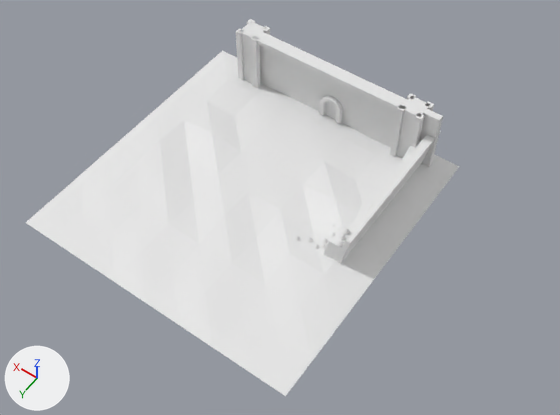
The Blender file models/entradacastillo.blend as it was, and as the next commit left it.
The view is the same before and after, from a camera (50 mm lens) standing at (-415.0, 768.0, 1016.0) and looking at (63.0, 99.0, -36.0). Every picture has the same lights, and +X, +Y and +Z are marked at lower left. Materials are left out; every surface is plain grey.

The first picture shows 'Circle', 'arbol'.
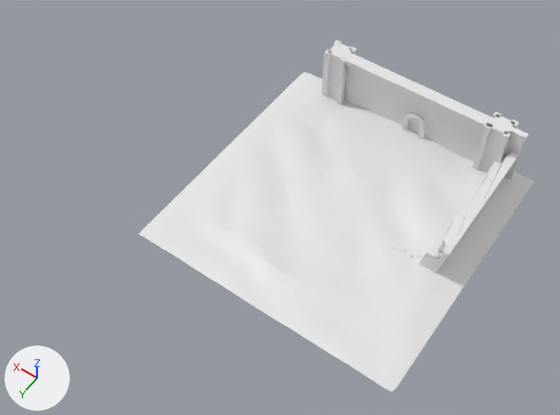
Boxes (x1, y1, x2, y2) around the edits, measured in the pictures (560 x 415 px):
'Circle', reshaped, moved (52% narrower, 63% shorter)
    before: (26, 19, 459, 396)
    after: (322, 40, 529, 180)
'suelo', added
    after: (139, 72, 534, 391)
'barranco', added
    after: (419, 151, 519, 273)
'arbol', moved
    before: (296, 224, 350, 249)
    after: (392, 240, 445, 258)
part 1 of me_circle, deleted
    before: (26, 51, 459, 396)
part 2 of me_circle, deleted
    before: (323, 131, 441, 264)

Edits to the bpy script that builds the scene:
```text
Change me_circle:
    where me_circle.from_pydata(...)  # 423 vertices, 442 faces; spans x -249.0..285.0, y -29.0..505.0, z -39.0..84.0
    used by ob_circle; location = (103.0, -126.0, 8.0)
    me_circle part 1: the loose piece of 81 vertices spanning x -249.0..285.0, y -29.0..505.0, z -35.0..-22.0 is deleted
    me_circle part 2: the loose piece of 64 vertices spanning x -205.0..-157.0, y -16.0..273.0, z -39.0..40.0 is deleted
Add me_plane_002:
    me_plane_002.from_pydata(...)  # 64 vertices, 62 faces; spans x 2.0..51.0, y -144.0..144.0, z -4.0..75.0
Add me_plane_003:
    me_plane_003.from_pydata(...)  # 1089 vertices, 2048 faces; spans x -261.0..261.0, y -261.0..261.0, z 0.0..14.0
Change ob_circle:
    ob_circle.location: (103.0, -126.0, 8.0) -> (-16.0, -246.0, -66.0)
Change ob_arbol:
    ob_arbol.location: (-44.0, 122.0, -26.0) -> (-163.0, 1.0, -99.0)
Add ob_barranco:
    ob_barranco = bpy.data.objects.new('barranco', me_plane_002)
    ob_barranco.location = (-223.0, -118.0, -101.0)
Add ob_suelo:
    ob_suelo = bpy.data.objects.new('suelo', me_plane_003)
    ob_suelo.location = (2.0, -8.0, -100.0)
```
